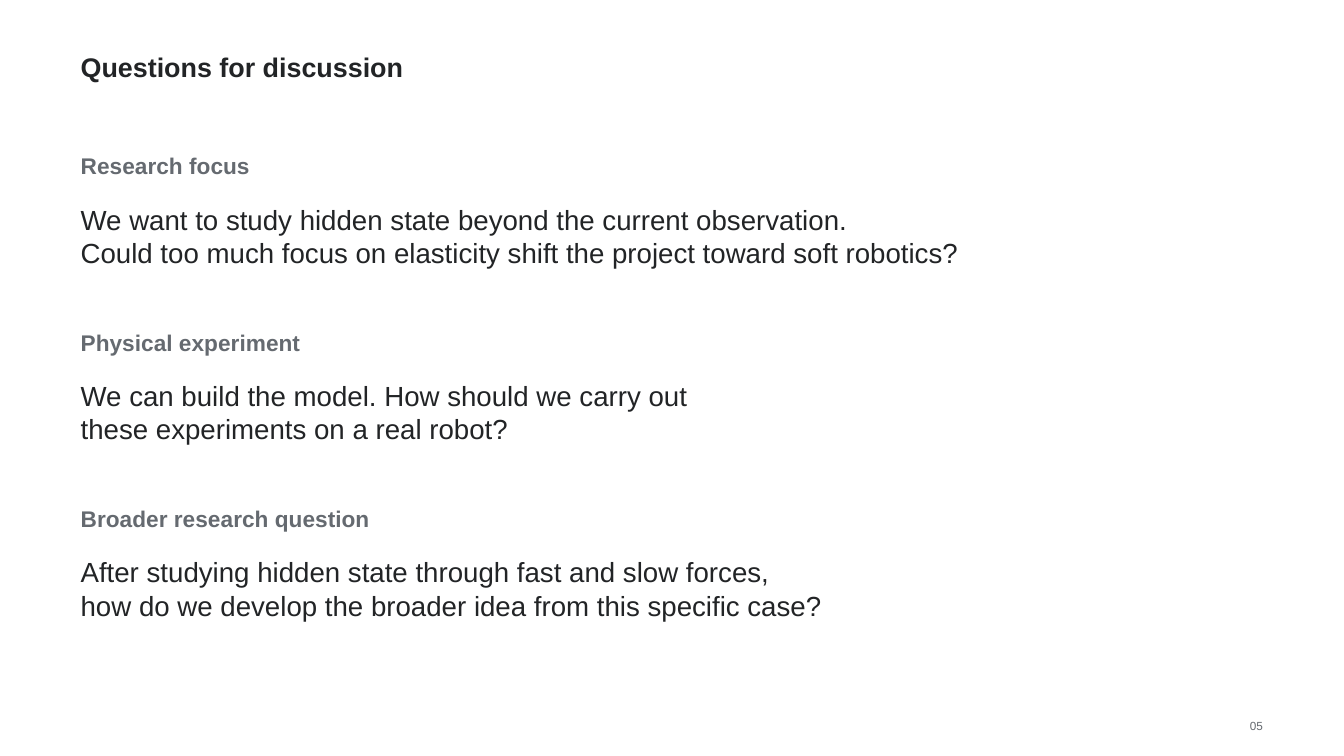
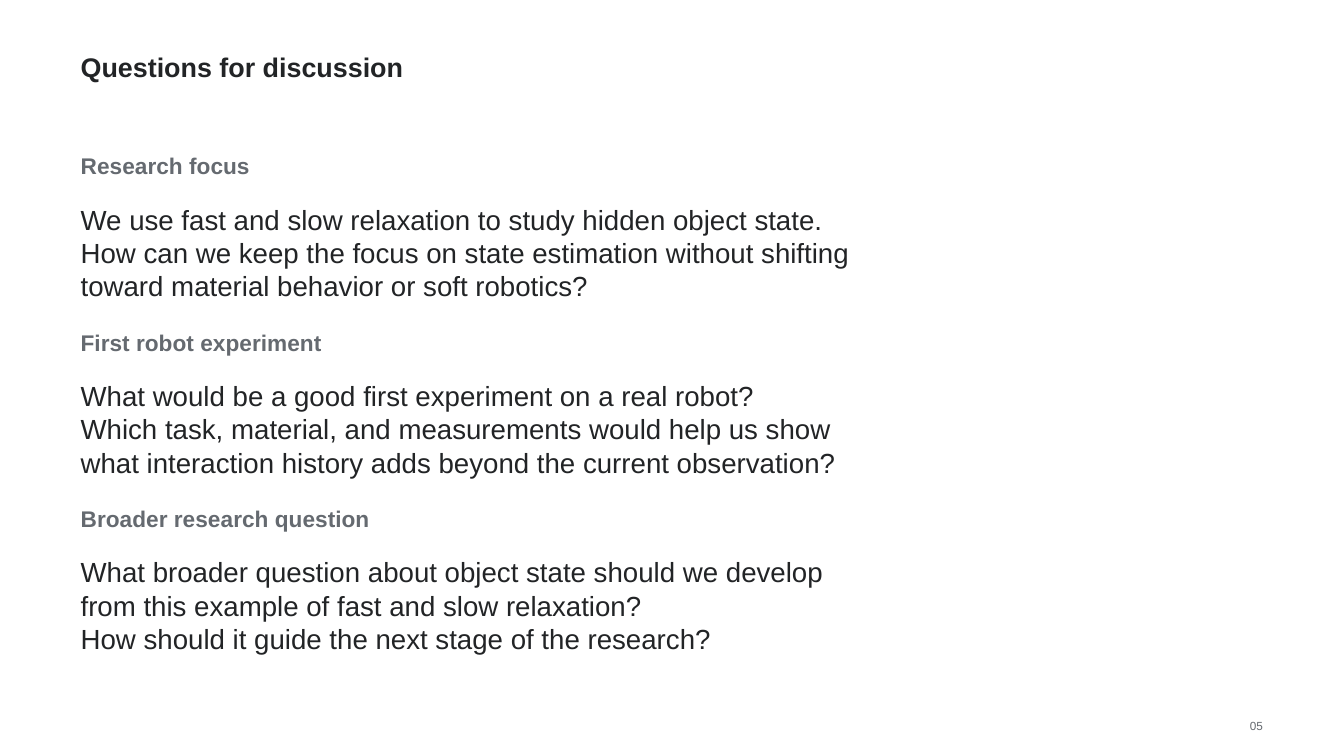
Before and after one commit to bzredk/NR-object-state, a slide deck: slide 5 of research/presentations/10.2/output/10.2-short.pptx. Drawn at 1344x756 pixels with LibreOffice and Linux fonts; fonts in the diff are those of the drawing. Boxes give left, top, right and bottom in pixels: in the first picture for what was removed or moved away, otherwise in the second. Text is boxed around its words. In the diff, an @@ line names an element or a change of style, - is before the commit and + after.

```diff
--- a/research/presentations/10.2/output/10.2-short.pptx
+++ b/research/presentations/10.2/output/10.2-short.pptx
@@ text at [81, 210, 849, 297]: text changed @@
-We want to study hidden state beyond the current observation.
-Could too much focus on elasticity shift the project toward soft robotics?
+We use fast and slow relaxation to study hidden object state.
+How can we keep the focus on state estimation without shifting
+toward material behavior or soft robotics?
@@ text at [81, 334, 321, 356]: text changed @@
-Physical experiment
+First robot experiment
@@ text at [81, 386, 835, 478]: text changed @@
-We can build the model. How should we carry out
-these experiments on a real robot?
+What would be a good first experiment on a real robot?
+Which task, material, and measurements would help us show
+what interaction history adds beyond the current observation?
@@ text at [81, 562, 823, 654]: text changed @@
-After studying hidden state through fast and slow forces,
-how do we develop the broader idea from this specific case?
+What broader question about object state should we develop
+from this example of fast and slow relaxation?
+How should it guide the next stage of the research?
```
Also in this commit, not shown: 1 other file.
